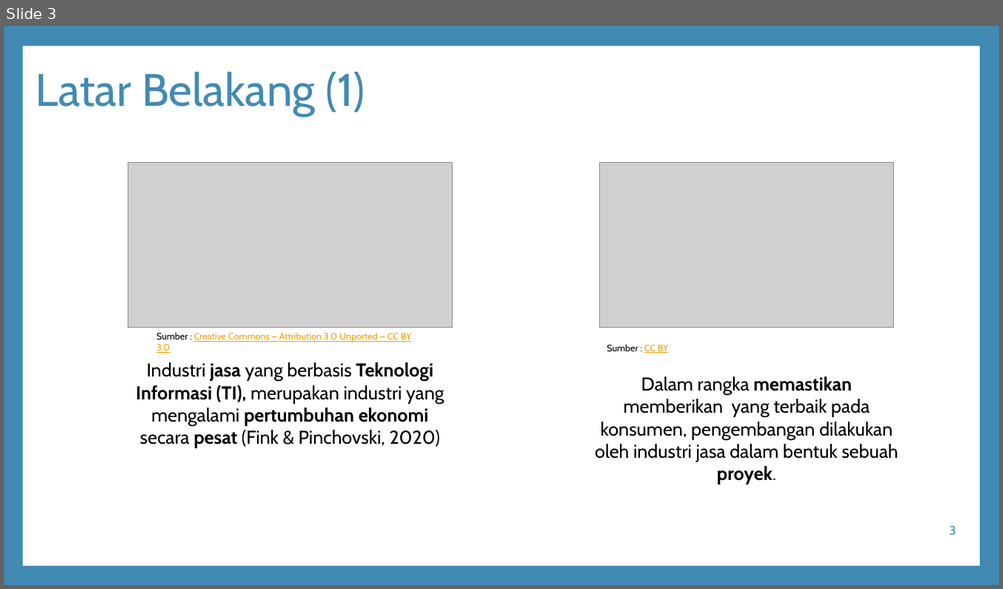
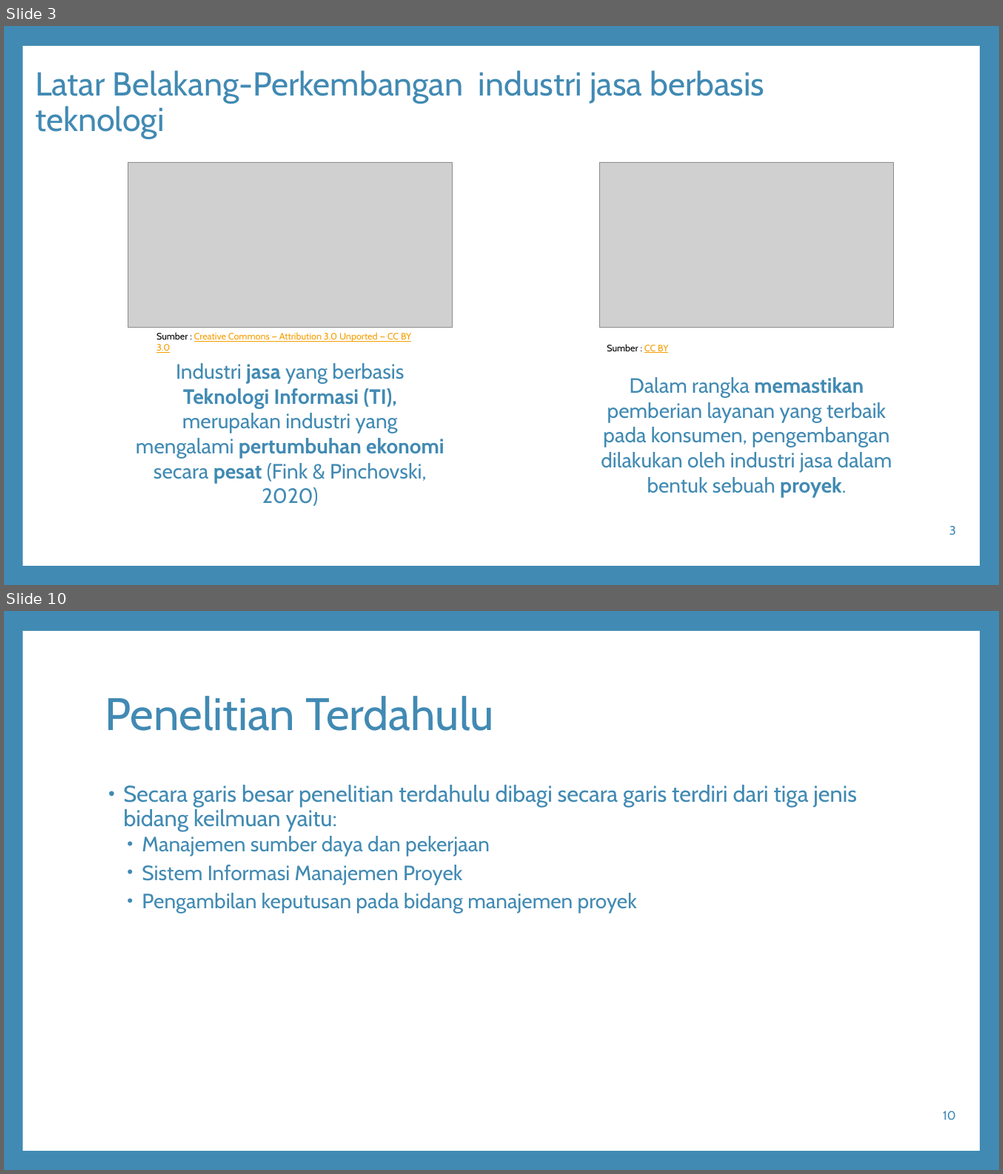
Before and after one commit to ilhamnurpratama/thesis-pmis, a slide deck: Presentasi-ProposalTesis-IlhamNurPratama21066663282.pptx. Shown one above the other, each under a label of ours: slide 3 before the commit, slides 3 and 10 after it; the slides between them are not shown. The pictures are 1003x589 and 1003x1174 pixels, drawn with LibreOffice and Linux fonts; fonts in the diff are those of the drawing; grey boxes stand for pictures; background and template pictures are left out. Boxes give left, top, right and bottom in pixels: in the first picture for what was removed or moved away, otherwise in the second. Text is boxed around its words. In the diff, an @@ line names an element or a change of style, - is before the commit and + after.

Commit message:
MAJOR : Penambahan proposal dan presentasi proposal tesis, serta pengembangan pada tesis sesuai bimbingan.

```diff
--- a/Presentasi-ProposalTesis-IlhamNurPratama21066663282.pptx
+++ b/Presentasi-ProposalTesis-IlhamNurPratama21066663282.pptx
@@ slide 10 added at (4,611,999,1170), background #418AB3; not listed: 1 template element that a slide beside it also shows @@
@@ title added at (105,696,494,731), 44 pt, text #418AB3 @@
+Penelitian Terdahulu
@@ text added at (123,785,856,914), 20 pt, text #418AB3 @@
+• Secara garis besar penelitian terdahulu dibagi secara garis terdiri dari tiga jenis bidang keilmuan yaitu:
+  • Manajemen sumber daya dan pekerjaan
+  • Sistem Informasi Manajemen Proyek
+  • Pengambilan keputusan pada bidang manajemen proyek
@@ page number added at (942,1111,956,1120), 12 pt, text #418AB3 @@
+10
@@ slide 3 changed as well @@
@@ title at (35,70,764,138): text changed; size 44 to 32 pt @@
-Latar Belakang (1)
+Latar Belakang-Perkembangan industri jasa berbasis teknologi
@@ text "Industri jasa yang berbasis Teknologi ..." at (136,363,444,506): size 18 to 20 pt, text colour #000000 to #418AB3 @@
@@ text at (600,378,892,497): text changed; size 18 to 20 pt; text colour #000000 to #418AB3 @@
-Dalam rangka memastikan memberikan yang terbaik pada konsumen, pengembangan dilakukan oleh industri jasa dalam bentuk sebuah proyek.
+Dalam rangka memastikan pemberian layanan yang terbaik pada konsumen, pengembangan dilakukan oleh industri jasa dalam bentuk sebuah proyek.
```
Also in this commit, not shown: 2 other slides changed, 32 other slides added, 1 slide removed, 8 other files.
